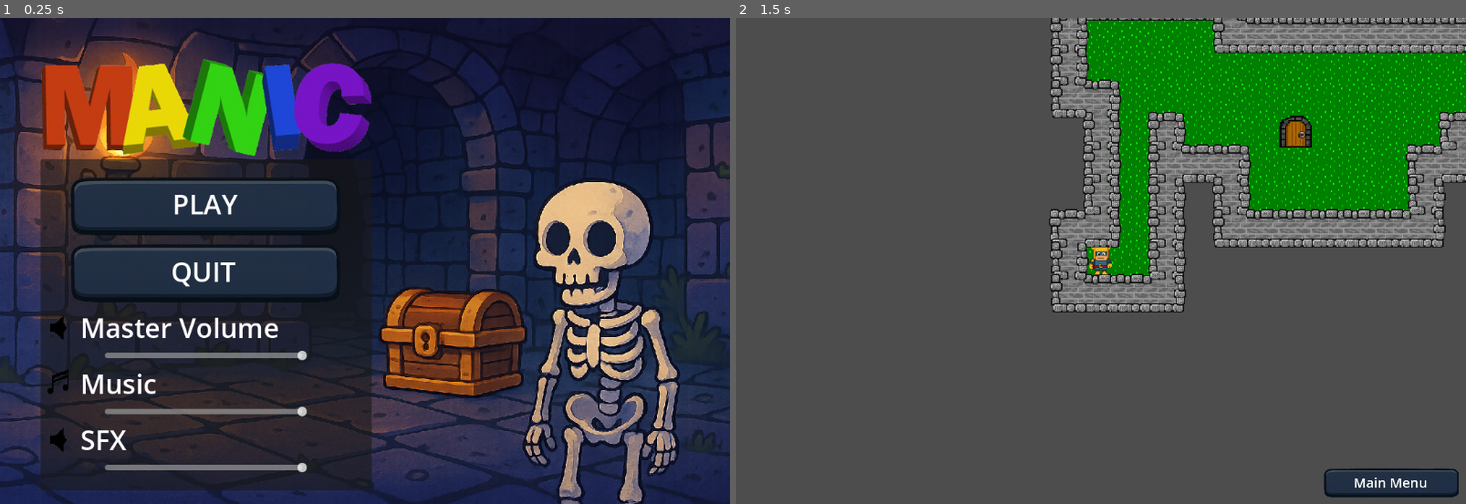
Above: before the commit, frames 1-2 (left to right).
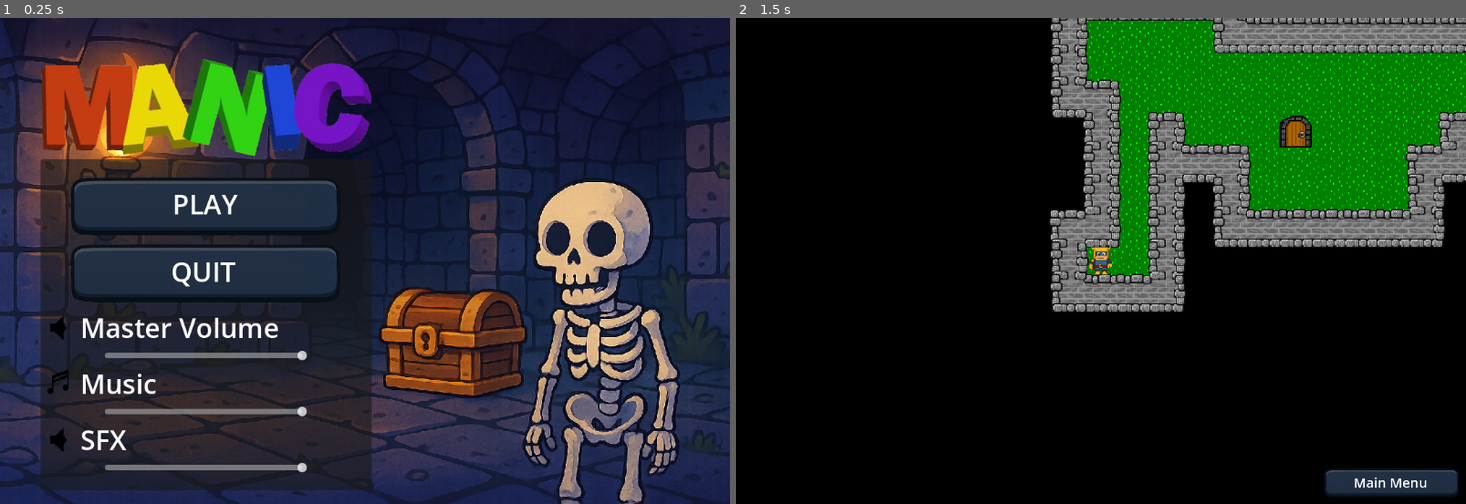
Above: after the commit, the same moments.

Repository: Krowerom/godot_manicdungeon
Game: Godot game, scene res://scenes/main_menu.tscn
Same seed, same stepped clock (60 frames per second), same inputs: the game is played once before the commit and once after it.
Inputs:
- Up to frame 1 (0.25 s): no input
- Up to frame 2 (1.5 s): click "PLAY" at 0.5 s; click "PLAY" at 1.25 s

The runs differ from the first frame. In frame 2, 71% of the frame differs, in the area x 0-100%, y 0-100%.

Commit message:
Fog layer added but disabled until defogger functional

Diff:
--- a/prefab/dungeon.tscn
+++ b/prefab/dungeon.tscn
@@ -132,3 +132,8 @@
 [node name="WallEdgeLayer" type="TileMapLayer" parent="."]
 tile_set = SubResource("TileSet_0gspc")
 physics_quadrant_size = 32
+
+[node name="FogLayer" type="TileMapLayer" parent="."]
+z_index = 2
+tile_set = SubResource("TileSet_7ii77")
+physics_quadrant_size = 32
--- a/prefab/exit_door.tscn
+++ b/prefab/exit_door.tscn
@@ -10,6 +10,7 @@
 script = ExtResource("1_nbxd3")
 
 [node name="Sprite2D" type="Sprite2D" parent="."]
+z_index = 1
 texture = ExtResource("1_r2701")
 offset = Vector2(16, 16)
 region_enabled = true
--- a/prefab/player.tscn
+++ b/prefab/player.tscn
@@ -163,6 +163,7 @@
 parameters/looping = true
 
 [node name="AnimatedSprite2D" type="AnimatedSprite2D" parent="."]
+z_index = 3
 scale = Vector2(0.5, 0.5)
 sprite_frames = SubResource("SpriteFrames_qi8ca")
 animation = &"idle"
--- a/project.godot
+++ b/project.godot
@@ -70,3 +70,4 @@
 textures/canvas_textures/default_texture_filter=0
 renderer/rendering_method="gl_compatibility"
 renderer/rendering_method.mobile="gl_compatibility"
+environment/defaults/default_clear_color=Color(0, 0, 0, 1)
--- a/scripts/dungeon.gd
+++ b/scripts/dungeon.gd
@@ -1,4 +1,5 @@
 extends Node2D
+class_name Dungeon
 
 @export var walk_length: int = 400
 @export var start_position: Vector2i = Vector2i.ZERO
@@ -6,6 +7,7 @@
 @onready var floor_layer: TileMapLayer = $FloorLayer
 @onready var wall_layer: TileMapLayer = $WallLayer
 @onready var walledge_layer: TileMapLayer = $WallEdgeLayer
+@onready var fog_layer: TileMapLayer = $FogLayer
 
 var floor_tiles := {}
 var rng := RandomNumberGenerator.new()
@@ -139,3 +141,15 @@
 		3, #the layer containing the door sprite
 		Vector2i(0,1) #the open door
 	)
+	#set_fog()
+
+func set_fog() -> void:
+	var used_rect: Rect2i = wall_layer.get_used_rect()
+	for y in range(used_rect.position.y -1, used_rect.position.y + used_rect.size.y +1):
+		for x in range(used_rect.position.x -1, used_rect.position.x + used_rect.size.x +1):
+			var cell := Vector2i(x, y)
+			fog_layer.set_cell(
+				cell,
+				0, #the only tile layer
+				Vector2i(1,1) #the fog sprite
+			)
--- a/scripts/exit_door.gd
+++ b/scripts/exit_door.gd
@@ -3,13 +3,16 @@
 func _on_body_entered(body: Node2D) -> void:
 	if body is Player:
 		var random = randi_range(0,100)
-		print("Random number: ", random)
+		print("Random number: ", random, " plus Level Adjuster: ", (Settings.currentLevel * 5), " = ", random + (Settings.currentLevel * 5))
 		var curSpeed = body.MOVE_DURATION #get speed
 		await get_tree().create_timer(0.3).timeout
 		body.MOVE_DURATION = 10000 #make it slow
 		await get_tree().create_timer(1.5).timeout
 		body.MOVE_DURATION = curSpeed #restore speed
-		if random < 25:
+		if Settings.currentLevel >= 5 and random + (Settings.currentLevel * 5) > 80:
 			get_tree().change_scene_to_file("res://scenes/main_menu.tscn")
+			Settings.currentLevel = 1
 		else:
+			Settings.currentLevel += 1
+			print("Current Level: ",Settings.currentLevel)
 			get_tree().change_scene_to_file("res://scenes/game.tscn")
--- a/scripts/player.gd
+++ b/scripts/player.gd
@@ -1,5 +1,6 @@
 extends CharacterBody2D
 class_name Player
+
 @onready var animated_sprite: AnimatedSprite2D = $AnimatedSprite2D
 @onready var walkSound: AudioStreamPlayer = $Sounds/Step
 
--- a/scripts/settings.gd
+++ b/scripts/settings.gd
@@ -5,6 +5,8 @@
 var MasterVolume: float = 0.0
 var MusicVolume: float = 0.0
 var SFXVolume: float = 0.0
+
+var currentLevel: int = 1
 
 func _ready() -> void:
 	load_settings()
